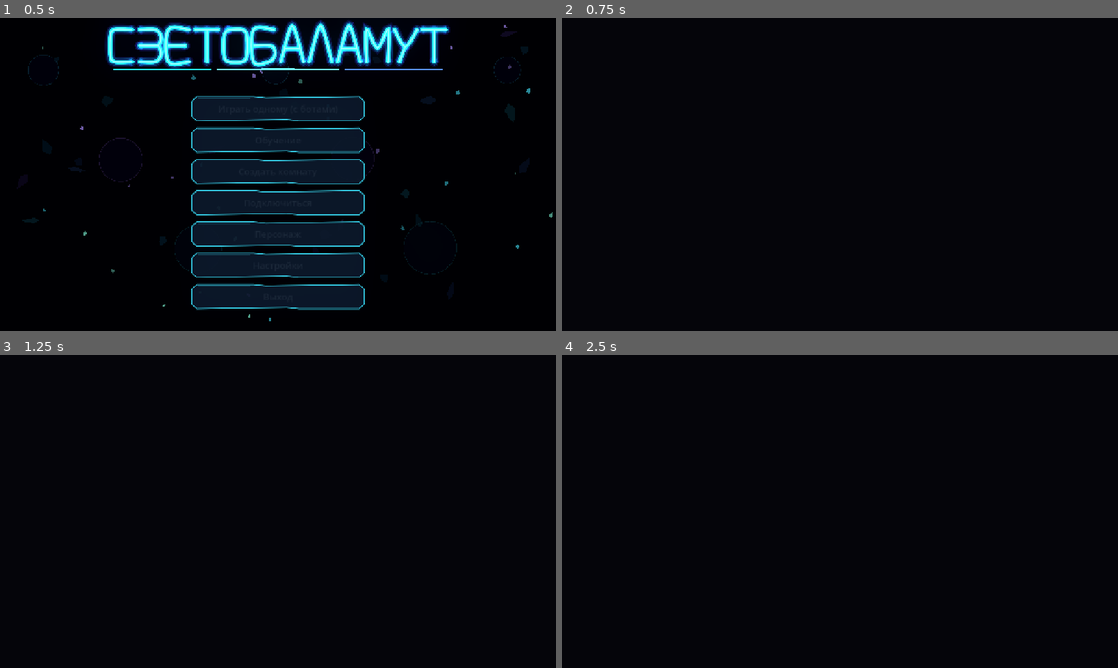
Above: before the commit, frames 1-4 (two rows, left to right).
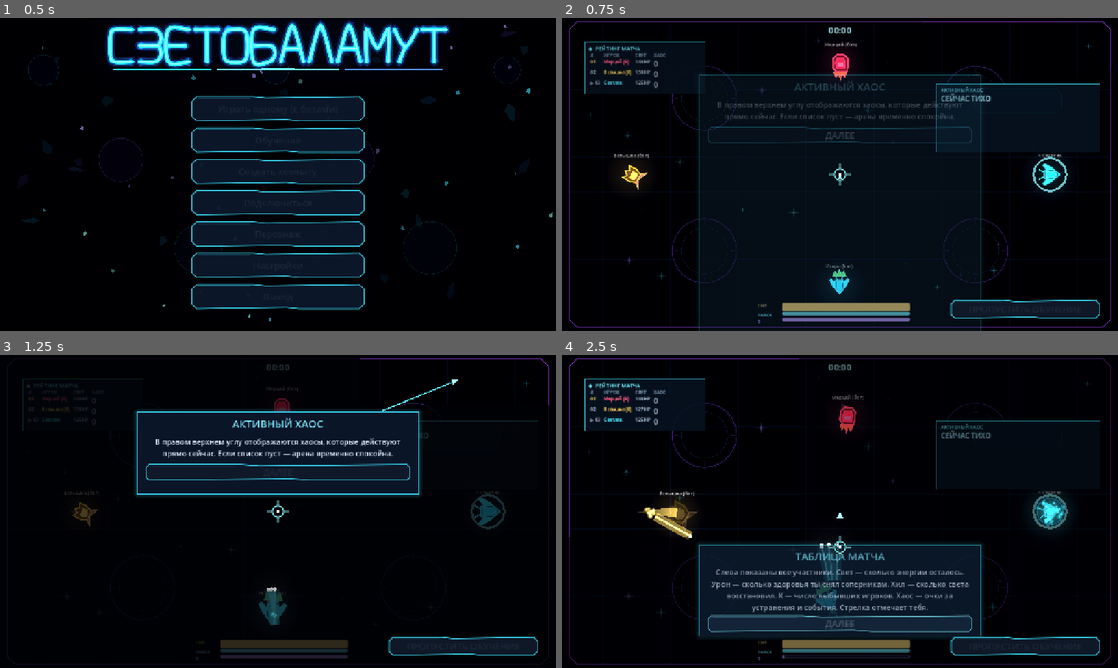
Above: after the commit, the same moments.

Repository: DvoreZZKy/svetobalamut
Game: Godot game, scene res://scenes/menu.tscn
Two runs of this game, one before a commit and one after it. Both use one fixed random seed, a clock stepped at 60 frames per second and the inputs below.
Inputs (mouse positions are in pixels of both pictures, inside the frame that each line leads up to):
- Up to frame 1 (0.5 s): no input
- Up to frame 2 (0.75 s): click "Играть одному (с ботами)" at 0.5 s
- Up to frame 3 (1.25 s): no input
- Up to frame 4 (2.5 s): tap Enter (restart) at 1.25 s; move the mouse to (962, 495) at 1.27 s; hold D (right) 1.28-2 s; tap Q (ability) at 1.35 s; click (962, 495) at 1.42 s; click (840, 473) at 2 s, where only the run after the commit has a clickable "ДАЛЕЕ"

Frame 1 is identical in both runs. In frame 2, 10% of the frame differs, in the area x 1-99%, y 1-100%; in frame 3, 19%; in frame 4, 21%, in the area x 1-99%, y 1-99%.
Error before the commit: Parse Error: Identifier "leader" not declared in the current scope. (res://scripts/arena.gd:1382)

Commit message:
Fix result card leader variable scope

Diff:
--- a/scripts/arena.gd
+++ b/scripts/arena.gd
@@ -1326,8 +1326,8 @@
 			for i in result_cards.size():
 				var card := result_cards[i]
 				var ranking: Array = category_ranks[i]
+				var leader: Dictionary = ranking[0] if not ranking.is_empty() else {}
 				if not ranking.is_empty():
-					var leader: Dictionary = ranking[0]
 					card.text = "%s\n%s\n%s" % [category_names[i], str(leader.n), str(int(leader.get(stat_keys[i], 0)))]
 					if not card.has_meta("portrait_ready"):
 						var portrait := SubViewportContainer.new()
